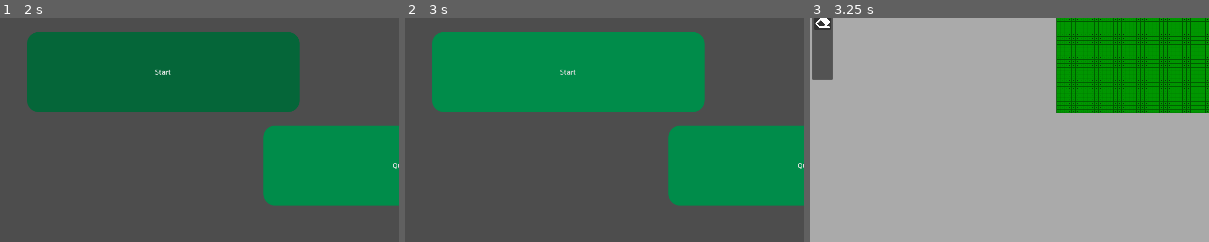
Above: before the commit, frames 1-3 (left to right).
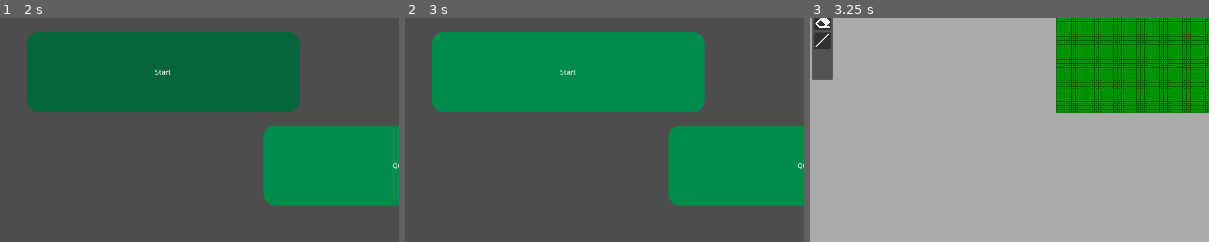
Above: after the commit, the same moments.

Repository: kankern69-max/game-godot
Game: Godot game, scene res://ui/main_menu.tscn
Two runs of this game, one before a commit and one after it. Both use one fixed random seed, a clock stepped at 60 frames per second and the inputs below.
Inputs (mouse positions are % of the whole screen's width and height, from its top left):
- Up to frame 1 (2 s): click "Start" at 0.5 s; click "Start" at 1.25 s
- Up to frame 2 (3 s): click "Credits" at 2 s; move the mouse to (72, 45) at 2.77 s; hold Right from 2.78 s (still down); tap Alt at 2.85 s; click (72, 45) at 2.92 s
- Up to frame 3 (3.25 s): keep holding Right
The pictures show only the part of the screen within x 0-50%, y 50-100%; the shares and areas given below are measured in that part.

Frames 1-2 are identical in both runs. In frame 3, 0.3% of the frame differs, in the area x 1-6%, y 6-14%.
Error in both runs: Cannot call method 'change_scene_to_file' on a null value. (res://ui/scripts/main_menu.gd:6)

Commit message:
new button
new button added for a new drawing function

Diff:
--- a/pcd-desinger-v-1/mainSystems/cables.gd
+++ b/pcd-desinger-v-1/mainSystems/cables.gd
@@ -9,7 +9,7 @@
 var lastSnappedPos: Vector2 = Vector2.ZERO
 var dotDistance: int = 8
 var halfStep = dotDistance * 0.5
-enum DrawMode {Free, Line, Erase, Select}
+enum DrawMode {Free, Line, Erase, Select, ExtendedLine}
 var currentMode: DrawMode = DrawMode.Free
 var lineAxisLocked: bool = false
 var lockedAxis: String = ""
@@ -85,6 +85,8 @@
 			currentMode = DrawMode.Erase
 		"SELECT":
 			currentMode = DrawMode.Select
+		"EXTENDEDLINE":
+			currentMode = DrawMode.ExtendedLine
 
 func _input(event: InputEvent) -> void:
 	if currentMode == DrawMode.Erase:
--- a/pcd-desinger-v-1/ui/scripts/drawing_ui.gd
+++ b/pcd-desinger-v-1/ui/scripts/drawing_ui.gd
@@ -58,3 +58,7 @@
 func _on_erase_gui_input(event):
 	if event is InputEventMouseButton and event.button_index == MOUSE_BUTTON_LEFT and event.pressed:
 		Global.toolChanged.emit("ERASE")
+
+func _on_line2_gui_input(event):
+	if event is InputEventMouseButton and event.button_index == MOUSE_BUTTON_LEFT and event.pressed:
+		Global.toolChanged.emit("EXTENDEDLINE")
--- a/pcd-desinger-v-1/ui/ui.tscn
+++ b/pcd-desinger-v-1/ui/ui.tscn
@@ -382,6 +382,23 @@
 offset_bottom = 70.0
 text = "layer: 1"
 
+[node name="line2" type="Panel" parent="Control/ToolUI" unique_id=606679520]
+layout_mode = 0
+offset_left = 5.0
+offset_top = 186.0
+offset_right = 45.0
+offset_bottom = 226.0
+
+[node name="TextureRect" type="TextureRect" parent="Control/ToolUI/line2" unique_id=849562394]
+layout_mode = 0
+offset_left = 2.0
+offset_top = 2.0
+offset_right = 37.0
+offset_bottom = 37.0
+texture = ExtResource("6_bo1jx")
+expand_mode = 1
+stretch_mode = 5
+
 [connection signal="text_changed" from="Control/ComponentUI/SearchBar/LineEdit" to="Control/ComponentUI" method="_on_line_edit_text_changed"]
 [connection signal="item_selected" from="Control/ComponentUI/Filters/HBoxContainer/Sort" to="Control/ComponentUI" method="_on_sort_sort_selected"]
 [connection signal="item_selected" from="Control/ComponentUI/Filters/HBoxContainer/Type" to="Control/ComponentUI" method="_on_type_type_selected"]
@@ -391,3 +408,4 @@
 [connection signal="gui_input" from="Control/ToolUI/freeDraw" to="Control/ToolUI" method="_on_free_draw_gui_input"]
 [connection signal="gui_input" from="Control/ToolUI/move" to="Control/ToolUI" method="_on_move_gui_input"]
 [connection signal="gui_input" from="Control/ToolUI/Erase" to="Control/ToolUI" method="_on_erase_gui_input"]
+[connection signal="gui_input" from="Control/ToolUI/line2" to="Control/ToolUI" method="_on_line2_gui_input"]
